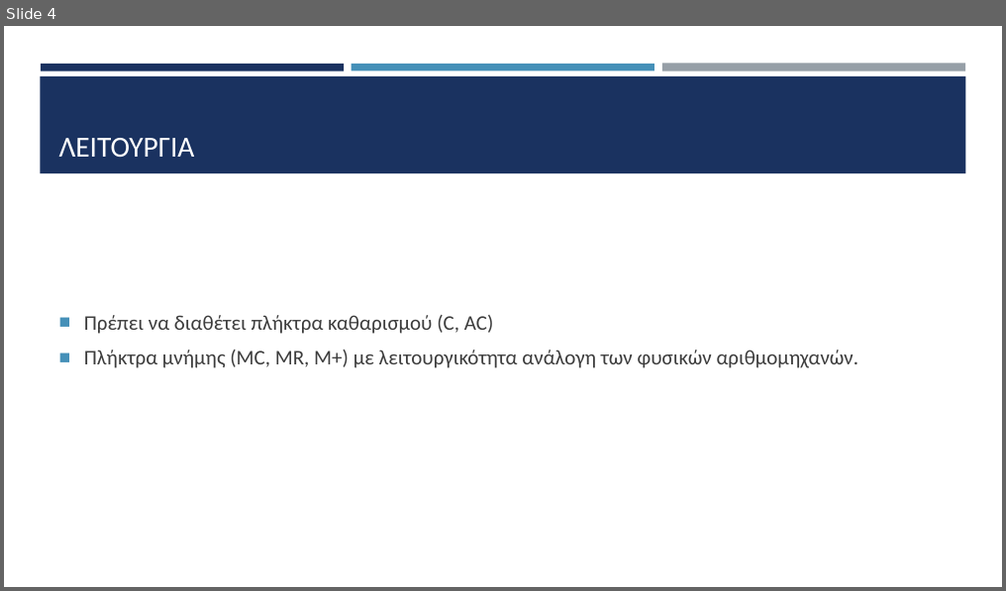
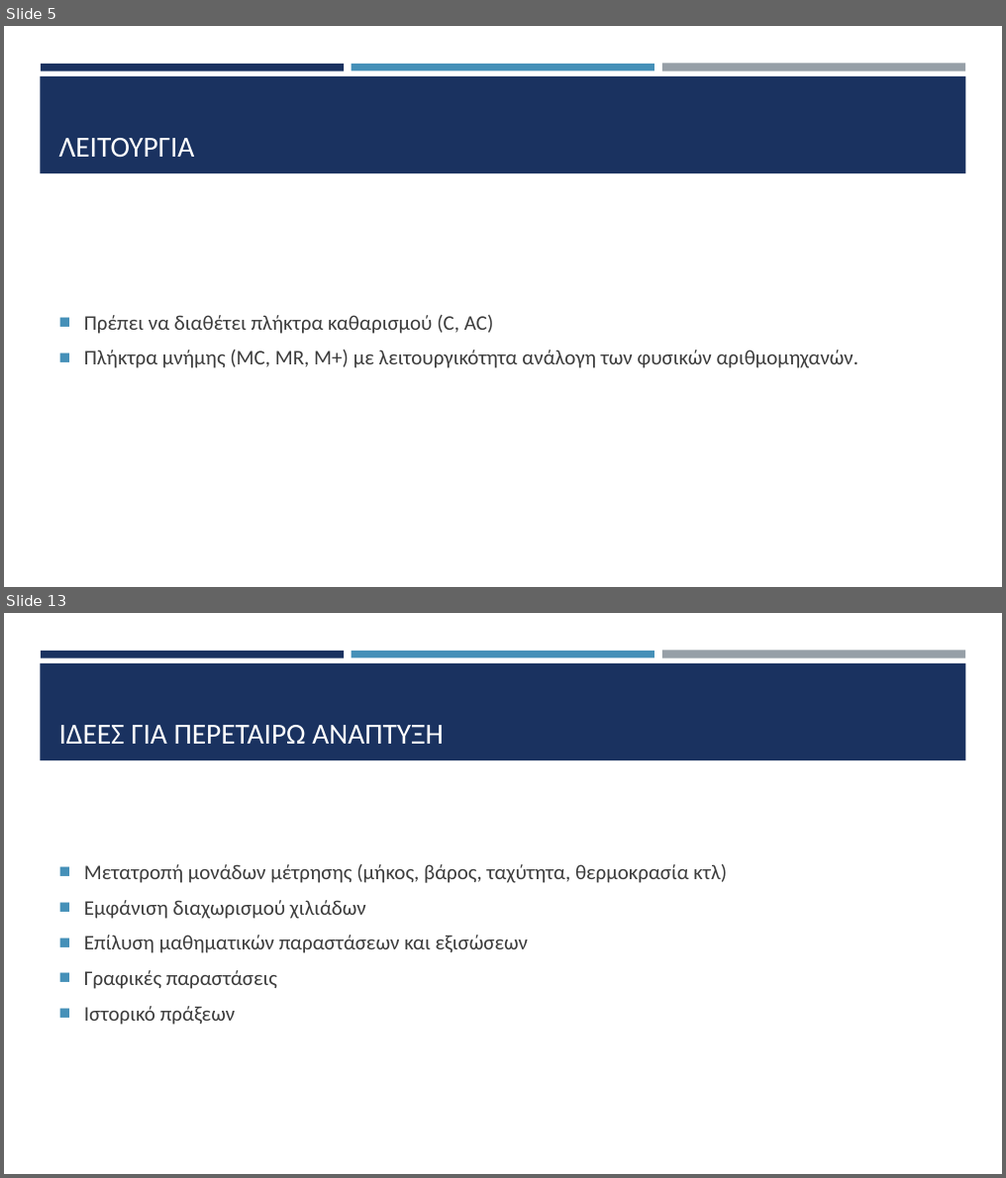
Before and after one commit to HLE47-GROUP03/Scientific_Calculator, a slide deck: sci_calc_main/documentation/Παρουσίαση.pptx. Shown one above the other, each under a label of ours: slide 4 before the commit, slides 5 and 13 after it; the slides between them are not shown. The pictures are 1006x591 and 1006x1178 pixels, drawn with LibreOffice and Linux fonts; fonts in the diff are those of the drawing. Boxes give left, top, right and bottom in pixels: in the first picture for what was removed or moved away, otherwise in the second. Text is boxed around its words. In the diff, an @@ line names an element or a change of style, - is before the commit and + after.

```diff
--- a/sci_calc_main/documentation/Παρουσίαση.pptx
+++ b/sci_calc_main/documentation/Παρουσίαση.pptx
@@ slide 13 added at [4,613,1002,1174], background #FFFFFF; not listed: 4 template elements that a slide beside it also shows @@
@@ title added at [59,725,444,744], 28 pt, text #FFFFFF @@
+ΙΔΕΕΣ ΓΙΑ ΠΕΡΕΤΑΙΡΩ ΑΝΑΠΤΥΞΗ
@@ text added at [84,864,727,1025], 20 pt, text #3D3D3D @@
+■ Μετατροπή μονάδων μέτρησης (μήκος, βάρος, ταχύτητα, θερμοκρασία κτλ)
+■ Εμφάνιση διαχωρισμού χιλιάδων
+■ Επίλυση μαθηματικών παραστάσεων και εξισώσεων
+■ Γραφικές παραστάσεις
+■ Ιστορικό πράξεων
@@ what was slide 4 is now slide 5 @@
```
Also in this commit, not shown: 4 slides changed, 17 other slides added, 1 slide removed, 1 other file.
